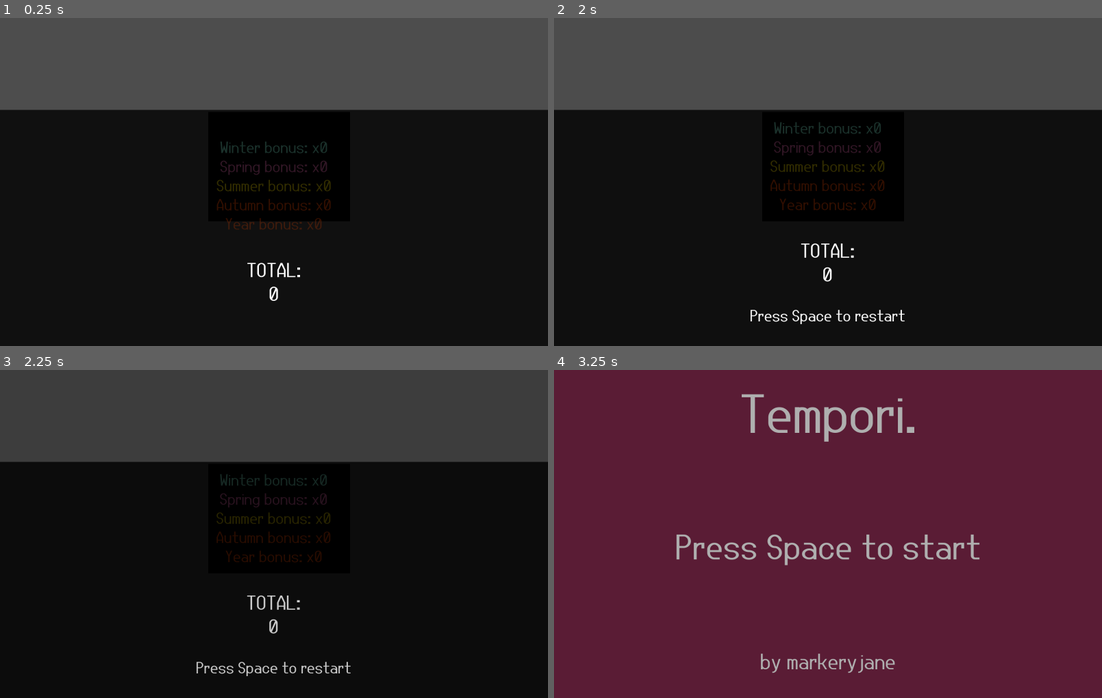
Above: before the commit, frames 1-4 (two rows, left to right).
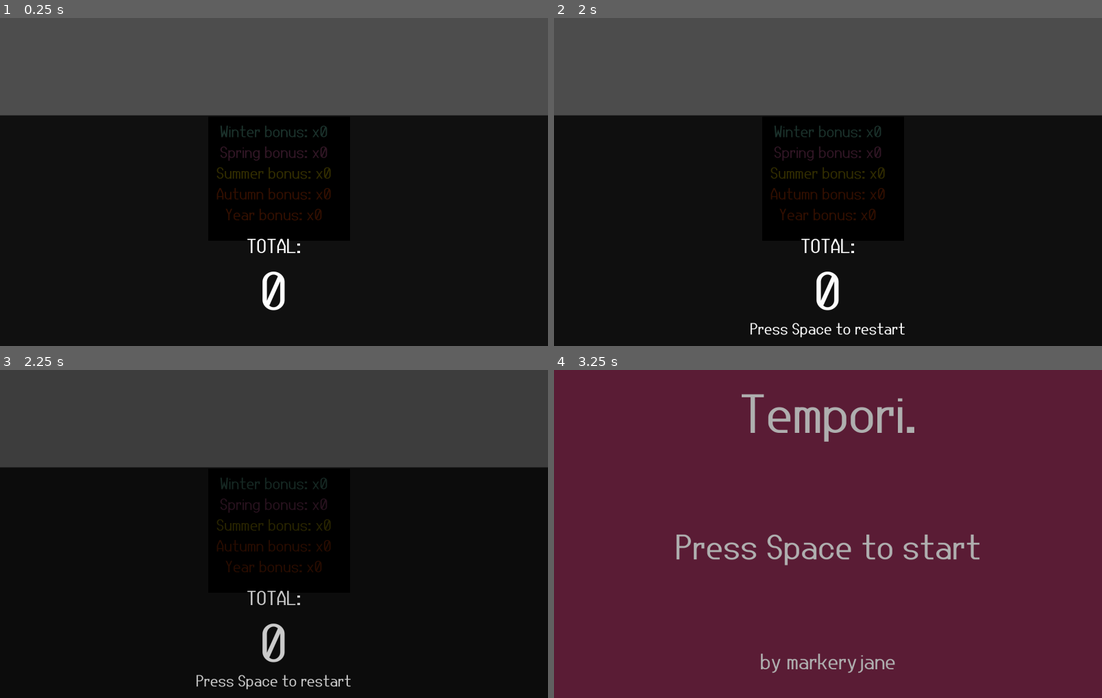
Above: after the commit, the same moments.

Repository: markeryjane/seeker
Game: Godot game, scene res://scenes/game_over_screen.tscn
Same seed, same stepped clock (60 frames per second), same inputs: the game is played once before the commit and once after it. This scene is started directly instead of the project's main scene.
Inputs:
- Up to frame 1 (0.25 s): no input
- Up to frame 2 (2 s): tap Enter (ui_accept) at 0.5, 0.77, 0.8, 1.07, 1.25, 1.35, 1.52, 1.82 s; hold Right (ui_right) 0.53-1.28 s; tap X (play_hand) at 0.6, 1.55 s; hold Down (ui_down) from 1.28 s (still down)
- Up to frame 3 (2.25 s): tap Space at 2 s; release Down (ui_down) at 2.03 s; hold Right (ui_right) from 2.03 s (still down); tap Z (discard) at 2.1 s
- Up to frame 4 (3.25 s): tap Enter (ui_accept) at 2.3, 3.02 s; tap Space at 2.75 s; release Right (ui_right) at 2.78 s; hold Up (ui_up) from 2.78 s (still down); tap X (play_hand) at 2.85 s

The runs differ from the first frame. In frame 1, 4.3% of the frame differs, in the area x 0-100%, y 27-90%; in frame 2, 4.6%, in the area x 0-100%, y 27-98%; in frame 3, 4.3%; in frame 4, nothing differs.

Commit message:
fixed game over screen, added stages of plucks

Diff:
--- a/card_base.tscn
+++ b/card_base.tscn
@@ -41,6 +41,21 @@
 "pop_up": SubResource("Animation_6e6m7")
 }
 
+[sub_resource type="Animation" id="Animation_rmjyp"]
+length = 0.001
+tracks/0/type = "value"
+tracks/0/imported = false
+tracks/0/enabled = true
+tracks/0/path = NodePath(".:position")
+tracks/0/interp = 1
+tracks/0/loop_wrap = true
+tracks/0/keys = {
+"times": PackedFloat32Array(0),
+"transitions": PackedFloat32Array(1),
+"update": 0,
+"values": [Vector2(0, 0)]
+}
+
 [sub_resource type="Animation" id="Animation_16mgd"]
 resource_name = "hover"
 length = 2.5
@@ -56,21 +71,6 @@
 "transitions": PackedFloat32Array(1, 1, 1),
 "update": 0,
 "values": [Vector2(0, 0), Vector2(0, -10), Vector2(0, 0)]
-}
-
-[sub_resource type="Animation" id="Animation_rmjyp"]
-length = 0.001
-tracks/0/type = "value"
-tracks/0/imported = false
-tracks/0/enabled = true
-tracks/0/path = NodePath(".:position")
-tracks/0/interp = 1
-tracks/0/loop_wrap = true
-tracks/0/keys = {
-"times": PackedFloat32Array(0),
-"transitions": PackedFloat32Array(1),
-"update": 0,
-"values": [Vector2(0, 0)]
 }
 
 [sub_resource type="AnimationLibrary" id="AnimationLibrary_572q1"]
--- a/scenes/extra_turn_indicator.tscn
+++ b/scenes/extra_turn_indicator.tscn
@@ -1,6 +1,21 @@
 [gd_scene load_steps=5 format=3 uid="uid://bpjtlwy03q0ns"]
 
 [ext_resource type="Script" path="res://scenes/extra_turn_indicator.gd" id="1_heon4"]
+
+[sub_resource type="Animation" id="Animation_fty3x"]
+length = 0.001
+tracks/0/type = "value"
+tracks/0/imported = false
+tracks/0/enabled = true
+tracks/0/path = NodePath("TextNode:scale")
+tracks/0/interp = 1
+tracks/0/loop_wrap = true
+tracks/0/keys = {
+"times": PackedFloat32Array(0),
+"transitions": PackedFloat32Array(1),
+"update": 0,
+"values": [Vector2(1e-05, 1)]
+}
 
 [sub_resource type="Animation" id="Animation_kn88k"]
 resource_name = "show_up"
@@ -16,21 +31,6 @@
 "transitions": PackedFloat32Array(2.2974, 0.307786, 0.25, 1),
 "update": 0,
 "values": [Vector2(0.001, 0.001), Vector2(1, 1), Vector2(1, 1), Vector2(0.001, 0.001)]
-}
-
-[sub_resource type="Animation" id="Animation_fty3x"]
-length = 0.001
-tracks/0/type = "value"
-tracks/0/imported = false
-tracks/0/enabled = true
-tracks/0/path = NodePath("TextNode:scale")
-tracks/0/interp = 1
-tracks/0/loop_wrap = true
-tracks/0/keys = {
-"times": PackedFloat32Array(0),
-"transitions": PackedFloat32Array(1),
-"update": 0,
-"values": [Vector2(1e-05, 1)]
 }
 
 [sub_resource type="AnimationLibrary" id="AnimationLibrary_uwlt1"]
--- a/scenes/game_over_screen.tscn
+++ b/scenes/game_over_screen.tscn
@@ -8,16 +8,16 @@
 script = ExtResource("1_8qjxw")
 
 [node name="ColorRect" type="ColorRect" parent="."]
-offset_top = 336.0
+offset_top = 356.0
 offset_right = 2075.0
 offset_bottom = 1227.0
 color = Color(0, 0, 0, 0.792157)
 
 [node name="BonusBackground" type="ColorRect" parent="."]
 offset_left = 760.0
-offset_top = 344.0
+offset_top = 361.0
 offset_right = 1278.0
-offset_bottom = 744.0
+offset_bottom = 815.0
 color = Color(0.00119745, 0.00119745, 0.00119745, 1)
 
 [node name="CenterContainer" type="CenterContainer" parent="."]
@@ -28,7 +28,7 @@
 
 [node name="VBoxContainer" type="VBoxContainer" parent="CenterContainer"]
 layout_mode = 2
-theme_override_constants/separation = 0
+theme_override_constants/separation = 6
 
 [node name="WinterBonusText" type="Label" parent="CenterContainer/VBoxContainer"]
 unique_name_in_owner = true
@@ -72,25 +72,29 @@
 
 [node name="TotalText" type="Label" parent="CenterContainer/VBoxContainer"]
 layout_mode = 2
+theme_override_font_sizes/font_size = 20
+horizontal_alignment = 1
+
+[node name="TotalText2" type="Label" parent="CenterContainer/VBoxContainer"]
+layout_mode = 2
 theme_override_font_sizes/font_size = 75
-text = "
-TOTAL:"
+text = "TOTAL:"
 horizontal_alignment = 1
 
 [node name="ScoreText" type="Label" parent="CenterContainer/VBoxContainer"]
 unique_name_in_owner = true
 layout_mode = 2
-theme_override_font_sizes/font_size = 75
-text = "500
-"
+theme_override_font_sizes/font_size = 200
 horizontal_alignment = 1
 
-[node name="RestartText" type="Label" parent="CenterContainer/VBoxContainer"]
+[node name="RestartText" type="Label" parent="."]
 unique_name_in_owner = true
-layout_mode = 2
+offset_left = 715.0
+offset_top = 1101.0
+offset_right = 1282.0
+offset_bottom = 1171.0
 theme_override_font_sizes/font_size = 60
-text = "
-Press Space to restart
+text = "Press Space to restart
 "
 horizontal_alignment = 1
 
--- a/scenes/main_scene.gd
+++ b/scenes/main_scene.gd
@@ -28,6 +28,13 @@
 @onready var discard_sfx: AudioStreamPlayer = %DiscardSfx
 @onready var score_tick_sfx: AudioStreamPlayer = %ScoreTickSfx
 
+@onready var play_hand_3: AudioStreamPlayer = %PlayHand3
+@onready var play_hand_4: AudioStreamPlayer = %PlayHand4
+@onready var play_hand_5: AudioStreamPlayer = %PlayHand5
+@onready var play_hand_6: AudioStreamPlayer = %PlayHand6
+@onready var play_hand_7: AudioStreamPlayer = %PlayHand7
+
+
 var selection_index = 0
 
 var horizontal_selection_index = 1
@@ -73,6 +80,9 @@
 
 				if _type == 2: #points
 					amount *= 50
+				else: #turns
+					if card_instance.month == 12:
+						_type = 0
 
 				card_instance.effect_amount = amount
 			deck.append(card_instance)
@@ -110,7 +120,7 @@
 	inst.gameover_spring_bonus_active = year_ui.spring_bonus_active
 	inst.gameover_autumn_bonus_active = year_ui.autumn_bonus_active
 	inst.gameover_summer_bonus_active = year_ui.summer_bonus_active
-
+	inst.gameover_year_bonus_active = year_ui.year_bonus_active
 	add_child(inst)
 
 # Called when the node enters the scene tree for the first time.
@@ -249,8 +259,19 @@
 		scoring_numbers.clear()
 		input_is_disabled = false
 		return
-
-	play_hand_sfx.play()
+	match scoring_numbers.size():
+		3:
+			play_hand_3.play()
+		4:
+			play_hand_4.play()
+		5:
+			play_hand_5.play()
+		6:
+			play_hand_6.play()
+		7:
+			play_hand_7.play()
+		_:
+			play_hand_sfx.play()
 
 	await get_tree().create_timer(.3).timeout
 
--- a/scenes/main_scene.tscn
+++ b/scenes/main_scene.tscn
@@ -9,6 +9,11 @@
 [ext_resource type="AudioStream" uid="uid://db3iatr6u232" path="res://sfx/pluck_sfx.wav" id="7_gep5o"]
 [ext_resource type="AudioStream" uid="uid://dx8t1qyji507p" path="res://sfx/squeak_sfx.wav" id="8_6y13g"]
 [ext_resource type="AudioStream" uid="uid://bdip6uleqr1sl" path="res://sfx/pop_sfx.wav" id="9_ns06p"]
+[ext_resource type="AudioStream" uid="uid://biql7u4dkht8s" path="res://sfx/pluck_three.wav" id="10_uen3e"]
+[ext_resource type="AudioStream" uid="uid://dpp6rfmjdxv2o" path="res://sfx/pluck_four.wav" id="11_vv7nw"]
+[ext_resource type="AudioStream" uid="uid://b2jk1ip6qa3t6" path="res://sfx/pluck_five.wav" id="12_1avos"]
+[ext_resource type="AudioStream" uid="uid://b2mubfvbv4qlt" path="res://sfx/pluck_six.wav" id="13_c5h42"]
+[ext_resource type="AudioStream" uid="uid://chslmfamy1ou6" path="res://sfx/pluck_seven.wav" id="14_kgdue"]
 
 [sub_resource type="Animation" id="Animation_8s8fh"]
 length = 0.001
@@ -204,7 +209,29 @@
 [node name="DiscardSfx" type="AudioStreamPlayer" parent="."]
 unique_name_in_owner = true
 stream = ExtResource("8_6y13g")
+volume_db = -3.0
 
 [node name="ScoreTickSfx" type="AudioStreamPlayer" parent="."]
 unique_name_in_owner = true
 stream = ExtResource("9_ns06p")
+volume_db = -0.3
+
+[node name="PlayHand3" type="AudioStreamPlayer" parent="."]
+unique_name_in_owner = true
+stream = ExtResource("10_uen3e")
+
+[node name="PlayHand4" type="AudioStreamPlayer" parent="."]
+unique_name_in_owner = true
+stream = ExtResource("11_vv7nw")
+
+[node name="PlayHand5" type="AudioStreamPlayer" parent="."]
+unique_name_in_owner = true
+stream = ExtResource("12_1avos")
+
+[node name="PlayHand6" type="AudioStreamPlayer" parent="."]
+unique_name_in_owner = true
+stream = ExtResource("13_c5h42")
+
+[node name="PlayHand7" type="AudioStreamPlayer" parent="."]
+unique_name_in_owner = true
+stream = ExtResource("14_kgdue")
Not shown: 1 places in scenes/main_scene.tscn that only renumber resources
Not shown, added: sfx/pluck_five.wav.import
Not shown, added: sfx/pluck_four.wav.import
Not shown, added: sfx/pluck_seven.wav.import
Not shown, added: sfx/pluck_six.wav.import
Not shown, added: sfx/pluck_three.wav.import
Not shown, changed: .DS_Store
Not shown, changed: sfx/.DS_Store
Not shown, added: sfx/pluck_five.wav
Not shown, added: sfx/pluck_four.wav
Not shown, added: sfx/pluck_seven.wav
Not shown, added: sfx/pluck_six.wav
(and 1 more such lines)
